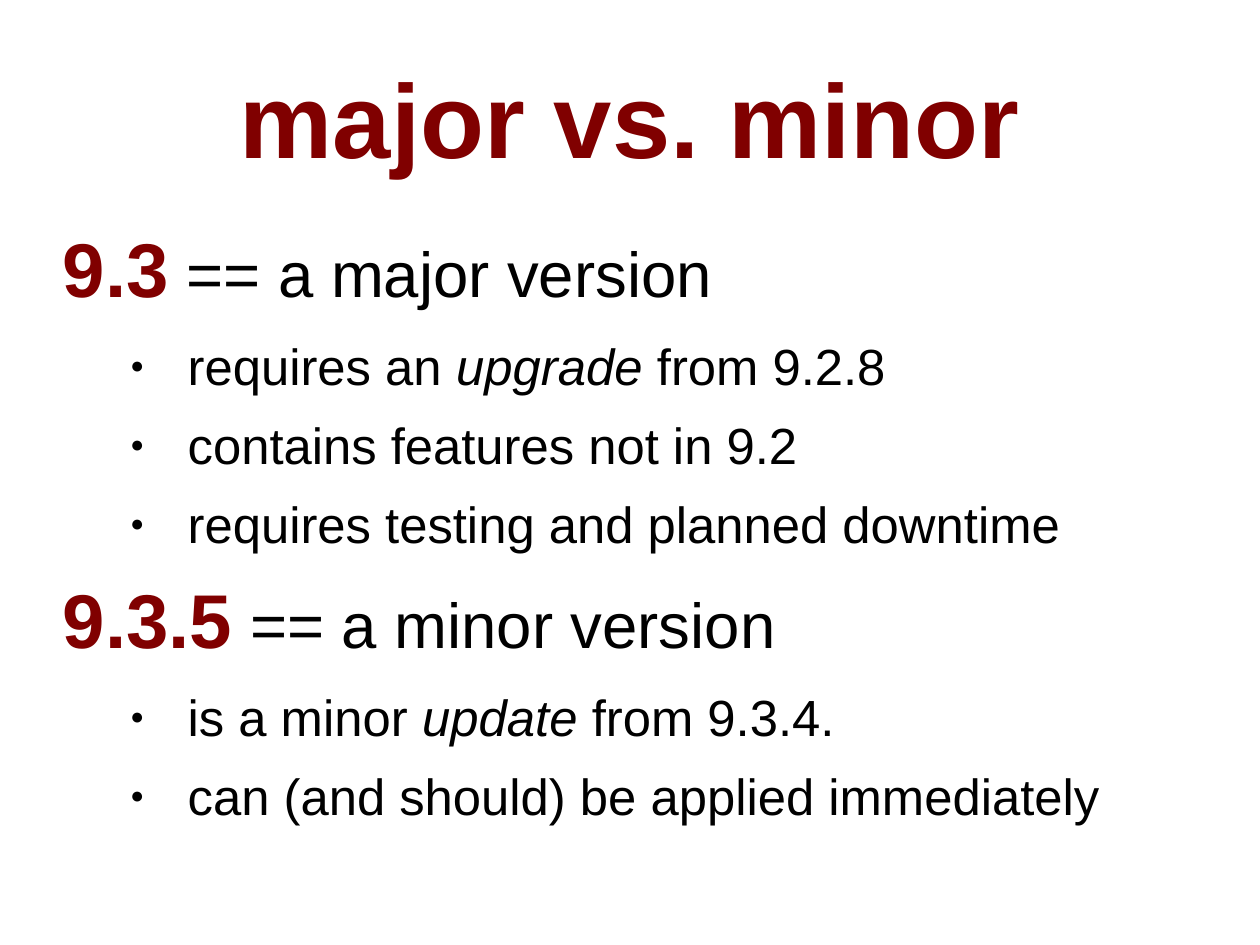
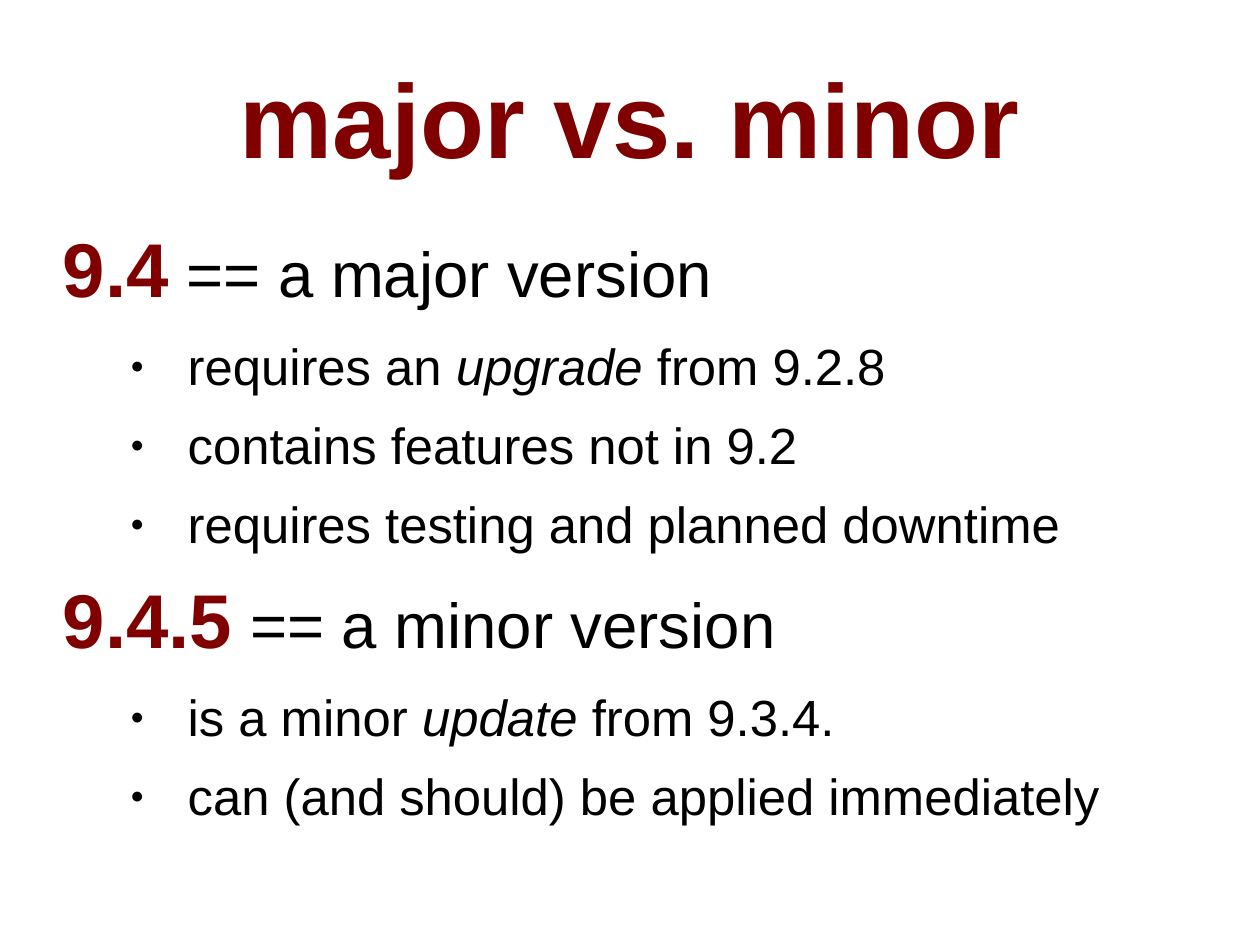
Before and after one commit to pgexperts/accidentalDBA, a slide deck: slide 52 of tutorial/accidental_dba.odp. Drawn at 1260x945 pixels with LibreOffice and Linux fonts; fonts in the diff are those of the drawing. Boxes give left, top, right and bottom in pixels: in the first picture for what was removed or moved away, otherwise in the second. Text is boxed around its words. In the diff, an @@ line names an element or a change of style, - is before the commit and + after.

```diff
--- a/tutorial/accidental_dba.odp
+++ b/tutorial/accidental_dba.odp
@@ text at box(63, 243, 712, 309): text changed @@
-9.3 == a major version
+9.4 == a major version
@@ text at box(63, 594, 776, 649): text changed @@
-9.3.5 == a minor version
+9.4.5 == a minor version
```
Also in this commit, not shown: 24 other slides changed, 3 slides added, 7 slides removed, 21 other files.
